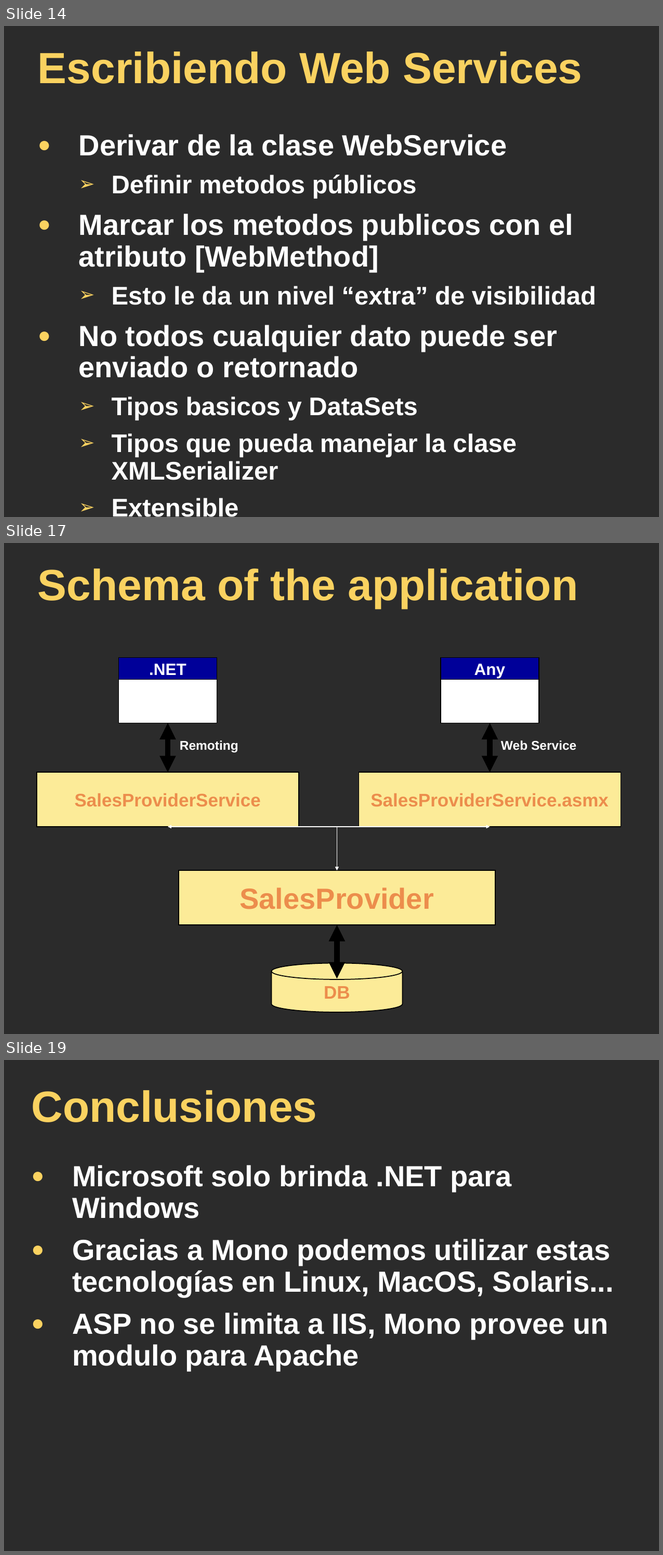
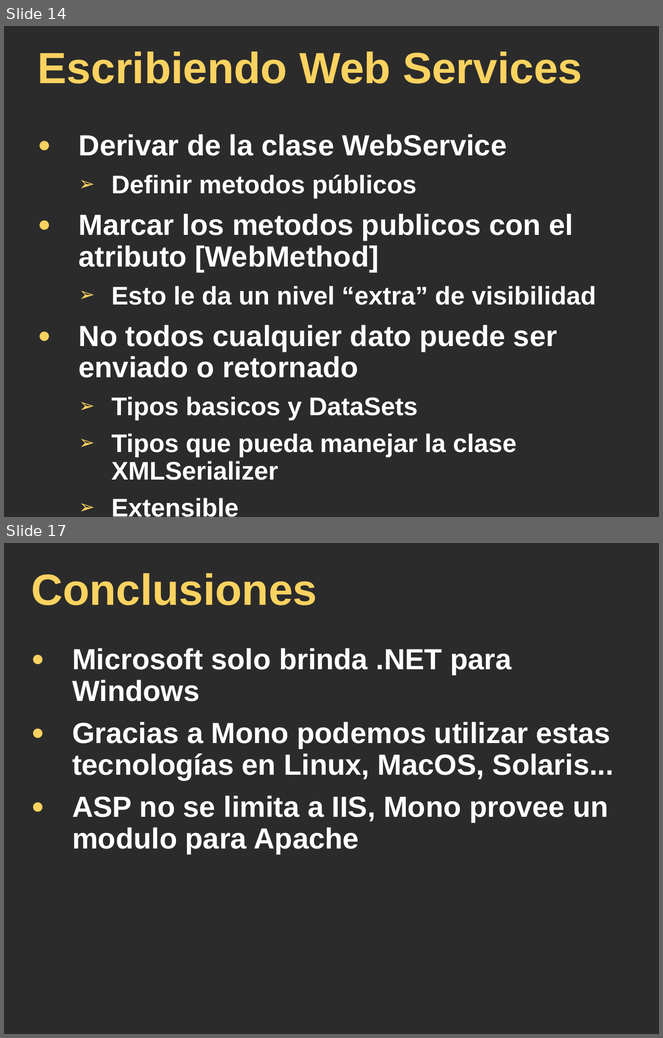
Before and after one commit to luislarrateguy/admrec, a slide deck: presentaciones/presentacionRemotingWS.odp. Shown one above the other, each under a label of ours: slides 14, 17 and 19 before the commit, slides 14 and 17 after it; the slides between them are not shown. The pictures are 663x1555 and 663x1038 pixels, drawn with LibreOffice and Linux fonts; fonts in the diff are those of the drawing; background and template pictures are left out; a plain dark background stands for a picture behind light text. Boxes give left, top, right and bottom in pixels: in the first picture for what was removed or moved away, otherwise in the second. Text is boxed around its words. In the diff, an @@ line names an element or a change of style, - is before the commit and + after.

Commit message:
-Correcciones y mejoras en la presentación de Remoting y WS.

```diff
--- a/presentaciones/presentacionRemotingWS.odp
+++ b/presentaciones/presentacionRemotingWS.odp
@@ slide 17 removed at [4, 543, 659, 1034], background picture (left out) @@
@@ title removed at [38, 568, 579, 609] @@
-Schema of the application
@@ rectangle removed at [118, 657, 217, 723] @@
@@ rectangle removed at [118, 657, 217, 679] @@
-.NET
@@ rectangle removed at [441, 657, 539, 723] @@
@@ rectangle removed at [441, 657, 539, 679] @@
-Any
@@ elbow double arrow removed from (168, 772) to (168, 723) @@
@@ elbow double arrow removed from (490, 772) to (490, 723) @@
@@ text removed at [180, 741, 239, 753] @@
-Remoting
@@ text removed at [501, 741, 577, 750] @@
-Web Service
@@ rectangle removed at [37, 772, 299, 827] @@
-SalesProviderService
@@ rectangle removed at [359, 772, 621, 827] @@
-SalesProviderService.asmx
@@ elbow double arrow removed from (168, 827) to (337, 871) @@
@@ elbow double arrow removed from (490, 827) to (337, 871) @@
@@ rectangle removed at [179, 871, 495, 925] @@
-SalesProvider
@@ elbow double arrow removed from (337, 979) to (337, 925) @@
@@ cylinder removed at [271, 964, 402, 1013] @@
-DB
@@ what was slide 19 is now slide 17 @@
```
Also in this commit, not shown: 3 slides changed, 1 other slide removed.
